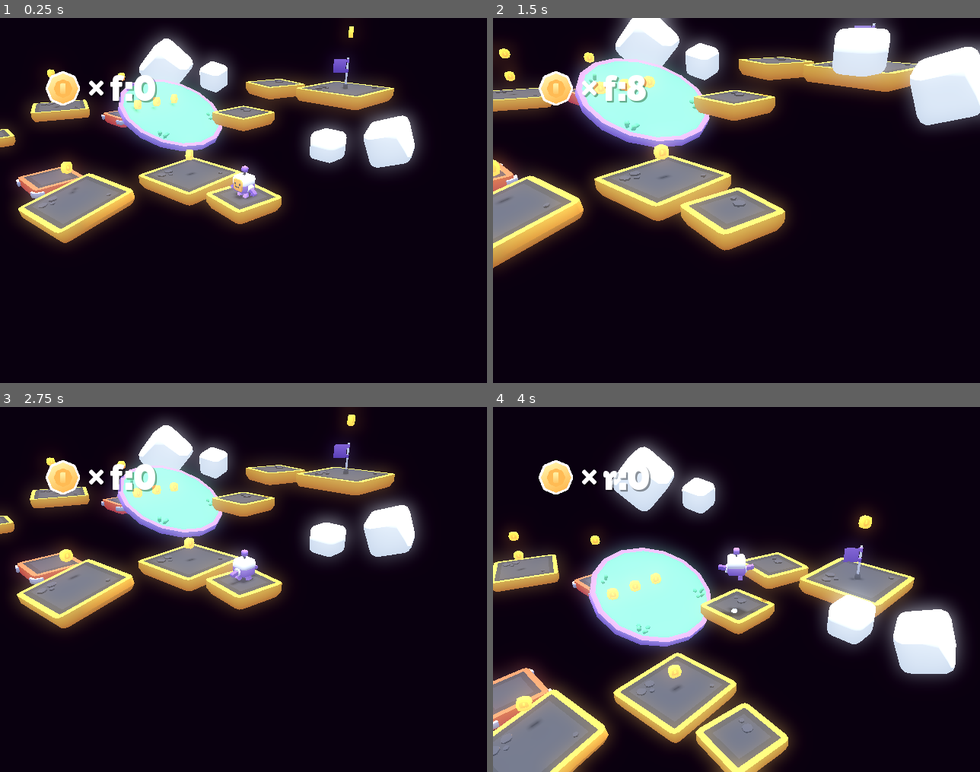
Above: before the commit, frames 1-4 (two rows, left to right).
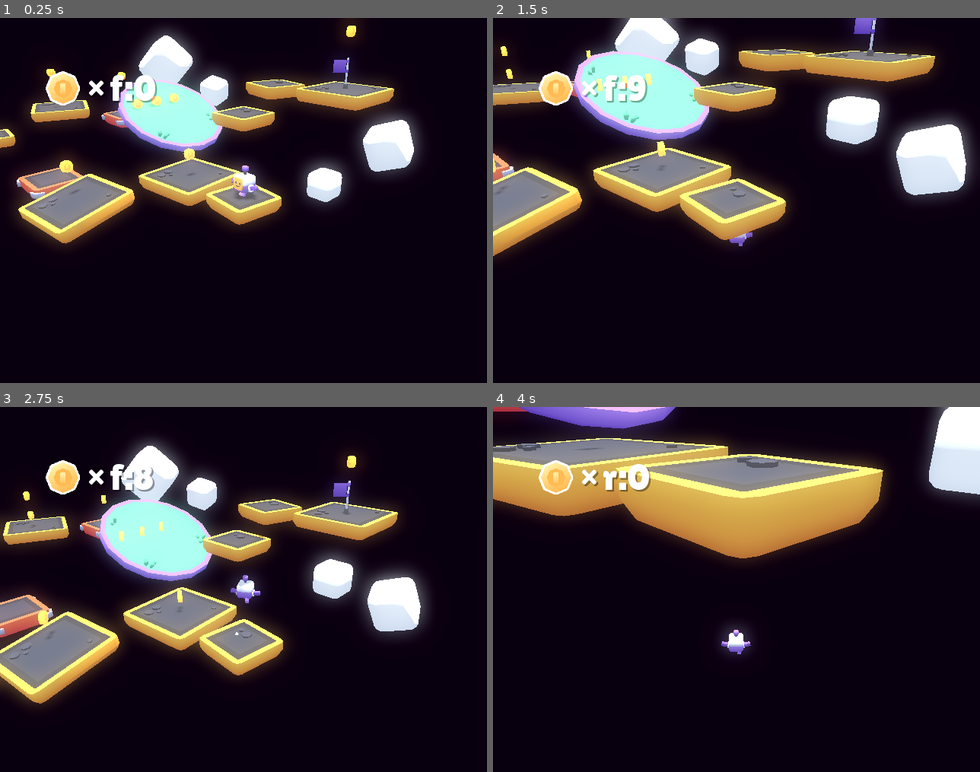
Above: after the commit, the same moments.

Repository: dev-dwarf/gmtk2025
Game: Godot game, scene res://scenes/main.tscn
Two runs of this game, one before a commit and one after it. Both use one fixed random seed, a clock stepped at 60 frames per second and the inputs below.
Inputs (mouse positions are in pixels of both pictures, inside the frame that each line leads up to):
- Up to frame 1 (0.25 s): no input
- Up to frame 2 (1.5 s): move the mouse to (760, 200) at 0.52 s; hold Space (jump) 0.53-1.28 s; hold W (move_forward) from 0.53 s (still down); move the mouse to (712, 200) at 1.27 s; tap Mouse wheel up (zoom_in) at 1.35 s
- Up to frame 3 (2.75 s): keep holding W (move_forward); tap Space (jump) at 1.52, 1.55, 1.82 s; move the mouse to (253, 582) at 2.02 s; hold Space (jump) from 2.03 s (still down); tap Mouse wheel down (zoom_out) at 2.1 s
- Up to frame 4 (4 s): keep holding W (move_forward); move the mouse to (731, 596) at 2.77 s; release Space (jump) at 2.78 s; tap Space (jump) at 2.85, 3.02, 3.32 s; move the mouse to (775, 593) at 3.52 s; hold Space (jump) from 3.53 s (still down); tap Mouse wheel up (zoom_in) at 3.6 s

The runs differ from the first frame. In frame 1, 4.4% of the frame differs, in the area x 0-86%, y 2-62%; in frame 2, 25%; in frame 3, 37%; in frame 4, 56%, in the area x 0-100%, y 0-100%.

Commit message:
sync everything up with time

Diff:
--- a/objects/cloud.gd
+++ b/objects/cloud.gd
@@ -1,19 +1,15 @@
 extends Node3D
 
-var time = 0.0
-
 var random_number = RandomNumberGenerator.new()
-
 var random_velocity:float
 var random_time:float
 
+var init_y
+var phase
+
 func _ready():
-
-	random_velocity = random_number.randf_range(0.1, 2.0)
-	random_time = random_number.randf_range(0.1, 2.0)
+	init_y = position.y
+	phase = 101*position.x + 404*position.z + 505*position.y
 
 func _process(delta):
-
-	position.y += (cos(time * random_time) * random_velocity) * delta # Sine movement
-
-	time += delta
+	position.y = init_y + cos(phase + (Global.time * TAU * 4)/scale.y)/scale.x
--- a/objects/coin.gd
+++ b/objects/coin.gd
@@ -1,10 +1,13 @@
 extends Area3D
 
-var time := 0.0
 var grabbed := false
 
+var init_y;
+
+func _ready():
+	init_y = position.y
+
 # Collecting coins
-
 func _on_body_entered(body):
 	if body.has_method("collect_coin") and !grabbed:
 
@@ -18,10 +21,6 @@
 		grabbed = true
 
 # Rotating, animating up and down
-
 func _process(delta):
-
-	rotate_y(2 * delta) # Rotation
-	position.y += (cos(time * 5) * 1) * delta # Sine movement
-
-	time += delta
+	rotation.y = fmod(45 * Global.time, 360.)
+	position.y = init_y + 0.25 * cos(8 * TAU * Global.time)
--- a/scripts/player.gd
+++ b/scripts/player.gd
@@ -43,9 +43,14 @@
 
 	input = input.rotated(Vector3.UP, view.rotation.y).normalized() * SPEED
 
+	var has_input = false
+	has_input = has_input or (input != Vector3.ZERO)
+	has_input = has_input or (Input.is_action_pressed("jump"))
+
 	jump_buffer -= 1
 	if Input.is_action_just_pressed("jump"):
 		jump_buffer = JUMP_BUFFER
+		has_input = true
 
 	if jump_buffer > 0:
 		var can_jump = on_floor > -COYOTE_TIME
@@ -70,34 +75,37 @@
 				Audio.play("res://sounds/land.ogg")
 			gravity = 0
 			jump_double = true
-	else:
+	elif has_input:
 		on_floor = min(-1, on_floor-1)
 		gravity += GRAVITY_ACCEL * delta
 
 	# Check input facing opposite way of current movement
-	if input == Vector3.ZERO or movement_velocity.dot(input) < 0:
-		var fric = FLOOR_FRIC if on_floor > 0 else AIR_FRIC
-		movement_velocity = movement_velocity.move_toward(Vector3.ZERO, fric * delta)
-	movement_velocity = movement_velocity.move_toward(input, ACCEL * delta)
-
-	# Advance time
-	var time_scale = 0.1 * clamp(movement_velocity.length_squared()/(SPEED*SPEED), 0, 1)
-	var time_target = 1.0 if Global.forward else 0.0
-	Global.time = move_toward(Global.time, time_target, time_scale * delta)
+	if has_input:
+		if input == Vector3.ZERO or movement_velocity.dot(input) < 0:
+			var fric = FLOOR_FRIC if on_floor > 0 else AIR_FRIC
+			movement_velocity = movement_velocity.move_toward(Vector3.ZERO, fric * delta)
+		movement_velocity = movement_velocity.move_toward(input, ACCEL * delta)
 
 	# Die
 	if Input.is_action_just_pressed("restart") or position.y < -10:
 		get_tree().reload_current_scene()
 
-	# Move if time can move
+	# Advance time
 	var applied_velocity = Vector3.ZERO
-	if (Global.time != time_target or not jump_double):
-		applied_velocity = movement_velocity
-		applied_velocity.y = -gravity
-	elif gravity < 0:
-		applied_velocity.y = -gravity
-	velocity = applied_velocity
-	move_and_slide()
+	if has_input:
+		#var time_scale = 0.1 * clamp(has_input + movement_velocity.length_squared()/(SPEED*SPEED), 0, 2)
+		var time_scale = 0.1 * float(has_input)
+		var time_target = 1.0 if Global.forward else 0.0
+		Global.time = move_toward(Global.time, time_target, time_scale * delta)
+
+		# Move if time can move
+		if (Global.time != time_target or not jump_double):
+			applied_velocity = movement_velocity
+			applied_velocity.y = -gravity
+		elif gravity < 0:
+			applied_velocity.y = -gravity
+		velocity = applied_velocity
+		move_and_slide()
 
 	# Animation
 	particles_trail.emitting = false
@@ -120,6 +128,7 @@
 	elif animation.current_animation != "jump":
 		animation.play("jump", 0.1)
 	model.scale = model.scale.lerp(Vector3(1, 1, 1), delta * 10)
+	animation.speed_scale = applied_velocity != Vector3.ZERO
 
 	# Tilt in movement dir
 	if Vector2(velocity.z, velocity.x).length() > 0:
